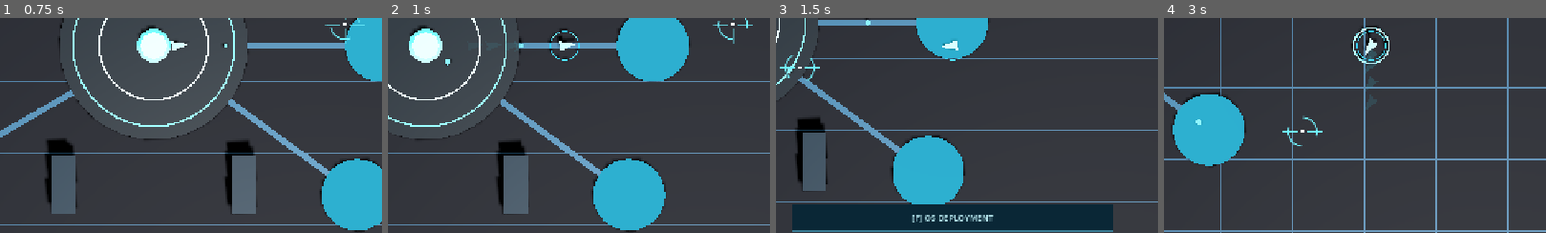
Above: before the commit, frames 1-4 (left to right).
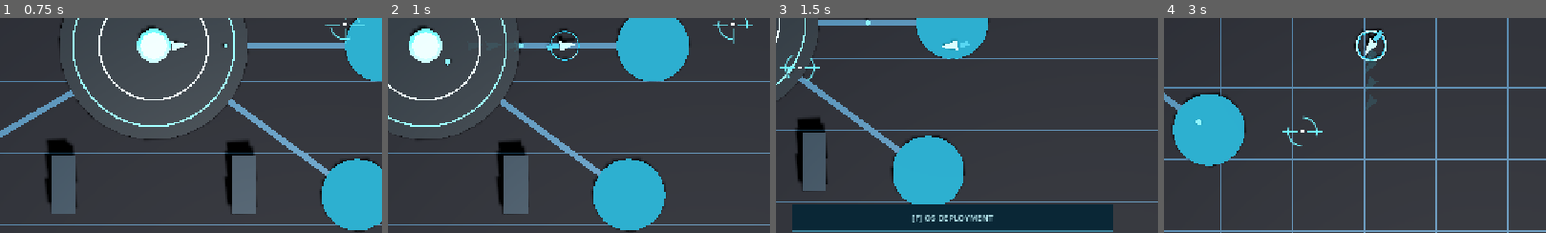
Above: after the commit, the same moments.

Repository: tharu8813/Neon-Void
Game: Godot game, scene res://scenes/main.tscn
The game is run twice, just before and just after one commit, with the same random seed, the same clock (stepped at 60 frames per second) and the same inputs.
Inputs (mouse positions are % of the whole screen's width and height, from its top left):
- Up to frame 1 (0.75 s): tap Enter at 0.5 s; move the mouse to (72, 45) at 0.52 s; hold D from 0.53 s (still down); hold Q from 0.53 s (still down)
- Up to frame 2 (1 s): keep holding D; keep holding Q; tap Space at 0.77 s
- Up to frame 3 (1.5 s): move the mouse to (30, 55) at 1.27 s; release D at 1.28 s; release Q at 1.28 s; hold S from 1.28 s (still down); tap E at 1.35 s
- Up to frame 4 (3 s): tap Space at 1.52 s; move the mouse to (60, 28) at 2.02 s; release S at 2.03 s; hold D 2.03-2.78 s; hold R 2.03-2.78 s; move the mouse to (45, 70) at 2.77 s; hold W from 2.78 s (still down); tap Shift at 2.85 s
The pictures show only the part of the screen within x 27-77%, y 44-94%; the shares and areas given below are measured in that part.

Frame 1 is identical in both runs. In frame 2, 0.2% of the frame differs, in the area x 41-51%, y 5-20%; in frame 3, less than 0.1%; in frame 4, 0.7%, in the area x 49-59%, y 3-22%.

Commit message:
feat(godot): bring back original ship engine glow and kinetic identity/dash ring pulse

Diff:
--- a/godot/scripts/main.gd
+++ b/godot/scripts/main.gd
@@ -67,6 +67,7 @@
 var avatar_hit_material: StandardMaterial3D
 var avatar_aura: MeshInstance3D
 var avatar_dash: MeshInstance3D
+var avatar_thrust: MeshInstance3D
 var visual_fx: Node3D
 var legacy_audio: Node
 var sector_exit: Node3D
@@ -1024,6 +1025,18 @@
     avatar_dash.position.y = -0.030
     avatar_dash.visible = false
     player_visual.add_child(avatar_dash)
+    avatar_thrust = MeshInstance3D.new()
+    avatar_thrust.name = "MovingEngineGlow"
+    var exhaust := BoxMesh.new()
+    exhaust.size = Vector3(0.11, 0.022, 0.075)
+    avatar_thrust.mesh = exhaust
+    var engine_material := ActorShapes.lit_material(Color("#1c6d7d"))
+    engine_material.emission_enabled = true
+    engine_material.emission = Color("#1c6d7d")
+    avatar_thrust.material_override = engine_material
+    avatar_thrust.position = Vector3(-0.20, 0.015, 0.0)
+    avatar_thrust.visible = false
+    player_visual.add_child(avatar_thrust)
 
 func _make_enemy_visual(kind: String, boss: bool, radius: float) -> Node3D:
     # The boss flag must agree with C's catalog; never invent a different
@@ -1042,6 +1055,17 @@
     player_visual.material_override = avatar_hit_material if float(actor.get("invulnerability_t")) > 0.0 \
         and int(run_frames / 3) % 2 == 0 else avatar_material
     avatar_dash.visible = float(actor.get("dash_t")) > 0.0
+    var cosmetic_time: float = float(Engine.get_physics_frames()) / 60.0
+    var reduced_fx: bool = bool(saved_state.get("settings.json", {}).get("reduced_effects", false))
+    var breathing: float = 1.0 if reduced_fx else 1.0 + sin(cosmetic_time * 3.4) * 0.048
+    avatar_aura.scale = Vector3(breathing, 1.0, breathing)
+    if avatar_dash.visible:
+        var dash_radius: float = 1.0 if reduced_fx else 1.0 + 0.25 * sin(cosmetic_time * 18.0)
+        avatar_dash.scale = Vector3(dash_radius, 1.0, dash_radius)
+    var motion: float = Vector2(actor.get("velocity_px")).length()
+    avatar_thrust.visible = motion > 40.0 and not reduced_fx
+    if avatar_thrust.visible:
+        avatar_thrust.scale = Vector3(0.85 + minf(0.9, motion * 0.0015), 1.0, 1.0)
     var active_keys: Dictionary = {}
     var settings: Dictionary = saved_state.get("settings.json", {})
     var reduced_motion: bool = bool(settings.get("reduced_effects", false))
